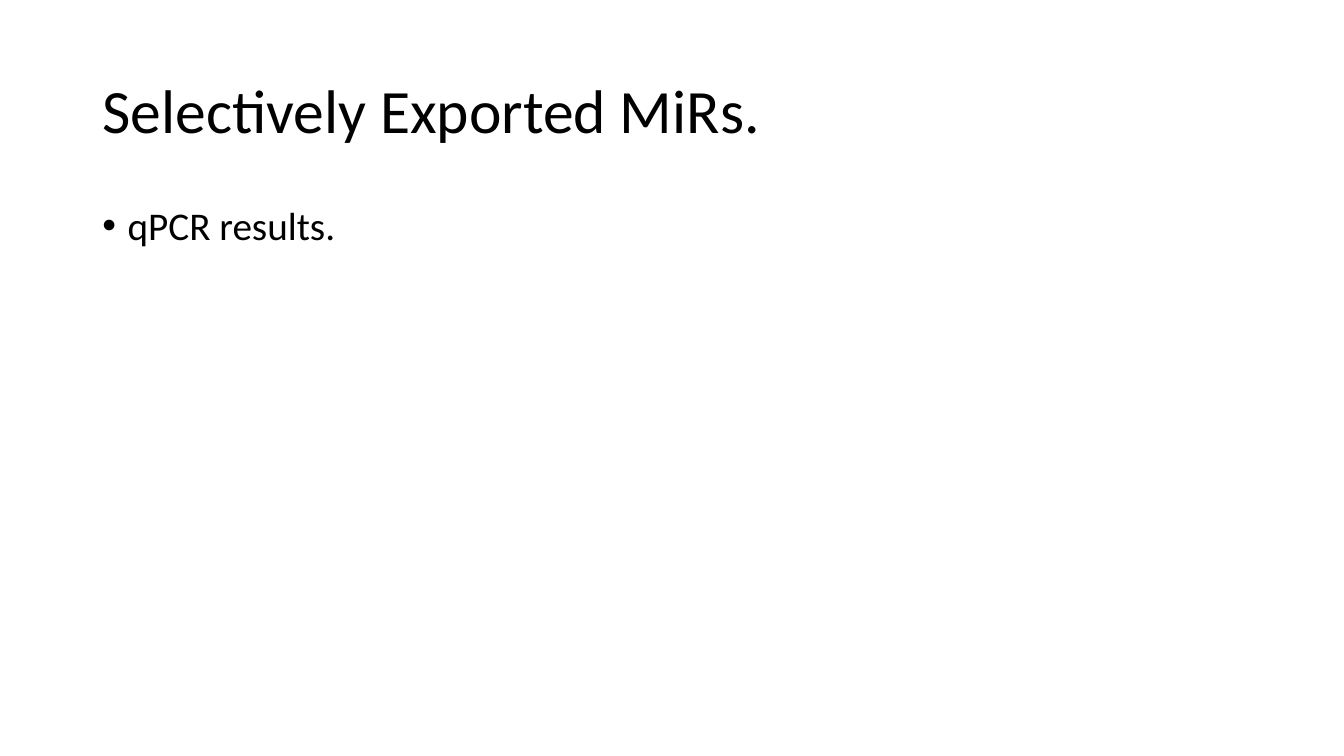
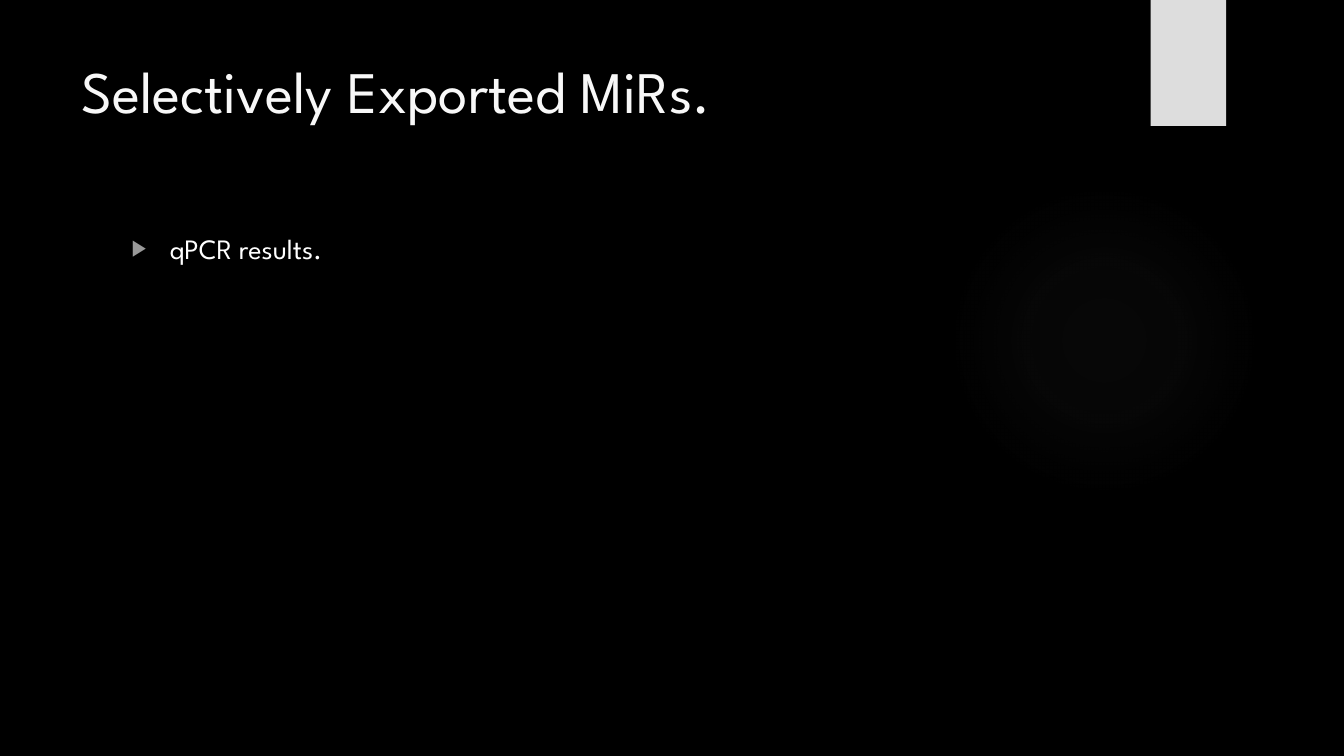
Before and after one commit to HarleyRobinson/Honours2, a slide deck: slide 7 of BackgroundInfo/MeetingSlides.pptx. Drawn at 1344x756 pixels with LibreOffice and Linux fonts; fonts in the diff are those of the drawing; background and template pictures are left out. Boxes give left, top, right and bottom in pixels: in the first picture for what was removed or moved away, otherwise in the second. Text is boxed around its words. In the diff, an @@ line names an element or a change of style, - is before the commit and + after.

```diff
--- a/BackgroundInfo/MeetingSlides.pptx
+++ b/BackgroundInfo/MeetingSlides.pptx
@@ background #FFFFFF to picture (left out) @@
@@ rectangle added at (x1=1150, y1=0, x2=1226, y2=126), fill #DDDDDD @@
@@ title "Selectively Exported MiRs." moved from (x1=102, y1=90, x2=760, y2=143) to (x1=81, y1=72, x2=711, y2=126) @@
@@ title "Selectively Exported MiRs." at (x1=81, y1=72, x2=711, y2=126): size 44 to 42 pt, font Calibri to League Spartan, text colour #000000 to #F8F8F8; line spacing 0.9 to 1; vertical alignment middle to top @@
@@ ellipse added at (x1=949, y1=185, x2=1259, y2=495), fill gradient #666666 @@
@@ text "qPCR results." moved from (x1=128, y1=212, x2=335, y2=247) to (x1=170, y1=239, x2=322, y2=265) @@
@@ text "qPCR results." at (x1=170, y1=239, x2=322, y2=265): size 28 to 20 pt, font Calibri to League Spartan, text colour #000000 to #FFFFFF; bullet • to ▶; line spacing 0.9 to 1 @@
```
Also in this commit, not shown: 11 other slides changed, 1 other file.
